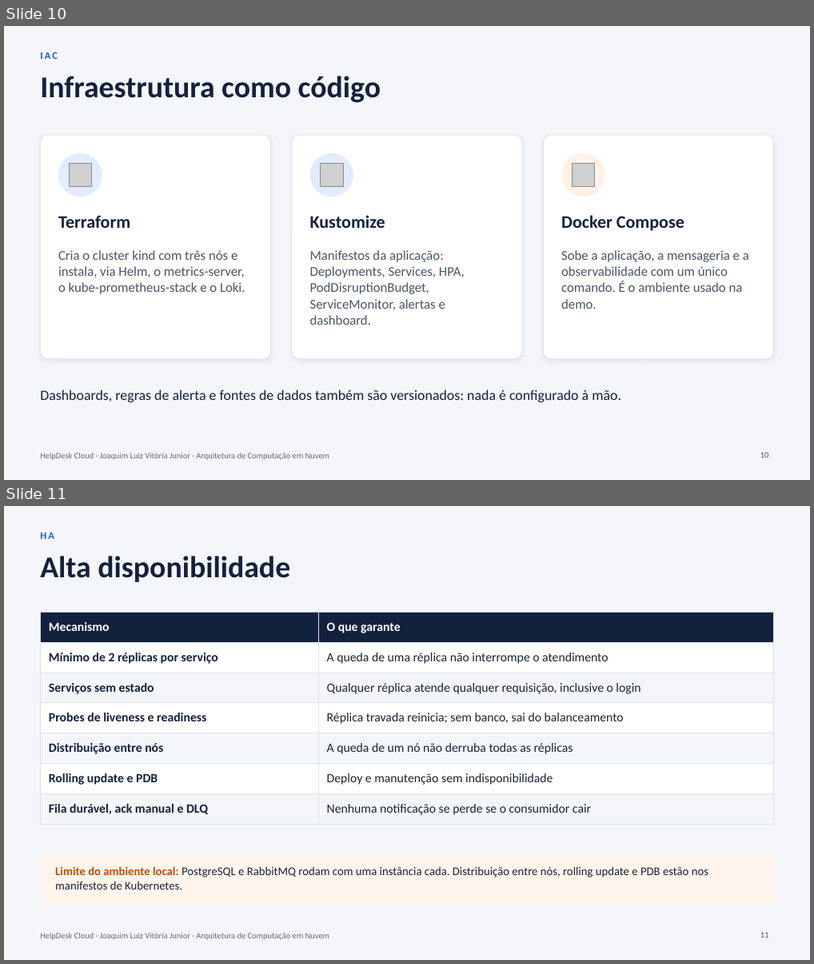
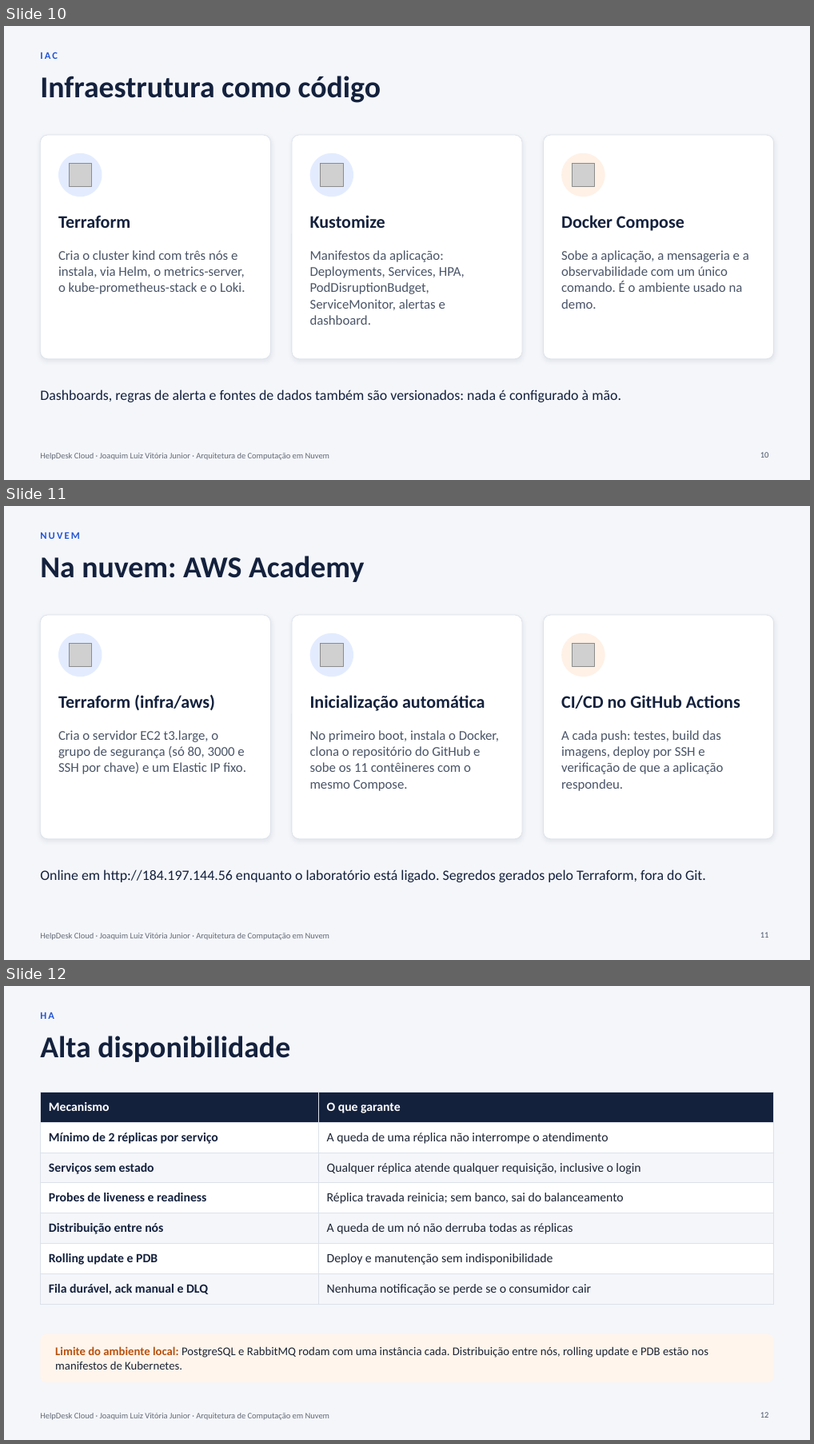
Before and after one commit to jlvjunior/HelpDesk, a slide deck: docs/apresentacao/HelpDesk-Cloud-Apresentacao.pptx. Shown one above the other, each under a label of ours: slides 10 and 11 before the commit, slides 10, 11 and 12 after it. The pictures are 814x964 and 814x1444 pixels, drawn with LibreOffice and Linux fonts; fonts in the diff are those of the drawing; grey boxes stand for pictures. Boxes give left, top, right and bottom in pixels: in the first picture for what was removed or moved away, otherwise in the second. Text is boxed around its words. In the diff, an @@ line names an element or a change of style, - is before the commit and + after.

```diff
--- a/docs/apresentacao/HelpDesk-Cloud-Apresentacao.pptx
+++ b/docs/apresentacao/HelpDesk-Cloud-Apresentacao.pptx
@@ slide 11 added at (4,506,810,960), background #F4F6FA; not listed: 1 template element that a slide beside it also shows @@
@@ text added at (40,532,79,539), 12 pt, text #2456D6, bold @@
+NUVEM
@@ title added at (40,556,364,582), 36 pt, text #14213D, bold @@
+Na nuvem: AWS Academy
@@ rounded rectangle added at (40,615,270,839), fill #FFFFFF, outline #DCE1EA 0.75 pt @@
@@ rounded rectangle added at (292,615,522,839), fill #FFFFFF, outline #DCE1EA 0.75 pt @@
@@ rounded rectangle added at (544,615,774,839), fill #FFFFFF, outline #DCE1EA 0.75 pt @@
@@ ellipse added at (58,633,102,676), fill #E3ECFF @@
@@ picture added at (69,644,91,666) @@
@@ ellipse added at (310,633,354,676), fill #E3ECFF @@
@@ picture added at (320,644,342,666) @@
@@ ellipse added at (562,633,606,676), fill #FFF1E6 @@
@@ picture added at (572,644,594,666) @@
@@ text added at (58,695,215,710), 21 pt, text #14213D, bold @@
+Terraform (infra/aws)
@@ text added at (310,695,485,711), 21 pt, text #14213D, bold @@
+Inicialização automática
@@ text added at (562,695,741,708), 21 pt, text #14213D, bold @@
+CI/CD no GitHub Actions
@@ text added at (58,730,246,774), 16 pt, text #4A5568 @@
+Cria o servidor EC2 t3.large, o grupo de segurança (só 80, 3000 e SSH por chave) e um Elastic IP fixo.
@@ text added at (310,730,499,791), 16 pt, text #4A5568 @@
+No primeiro boot, instala o Docker, clona o repositório do GitHub e sobe os 11 contêineres com o mesmo Compose.
@@ text added at (562,730,723,791), 16 pt, text #4A5568 @@
+A cada push: testes, build das imagens, deploy por SSH e verificação de que a aplicação respondeu.
@@ text added at (40,869,706,882), 17 pt, text #14213D @@
+Online em http://184.197.144.56 enquanto o laboratório está ligado. Segredos gerados pelo Terraform, fora do Git.
@@ page number added at (761,932,770,937), 10 pt, text #4A5568 @@
+11
@@ what was slide 11 is now slide 12 @@
```
Also in this commit, not shown: 4 slides changed, 9 other files.
